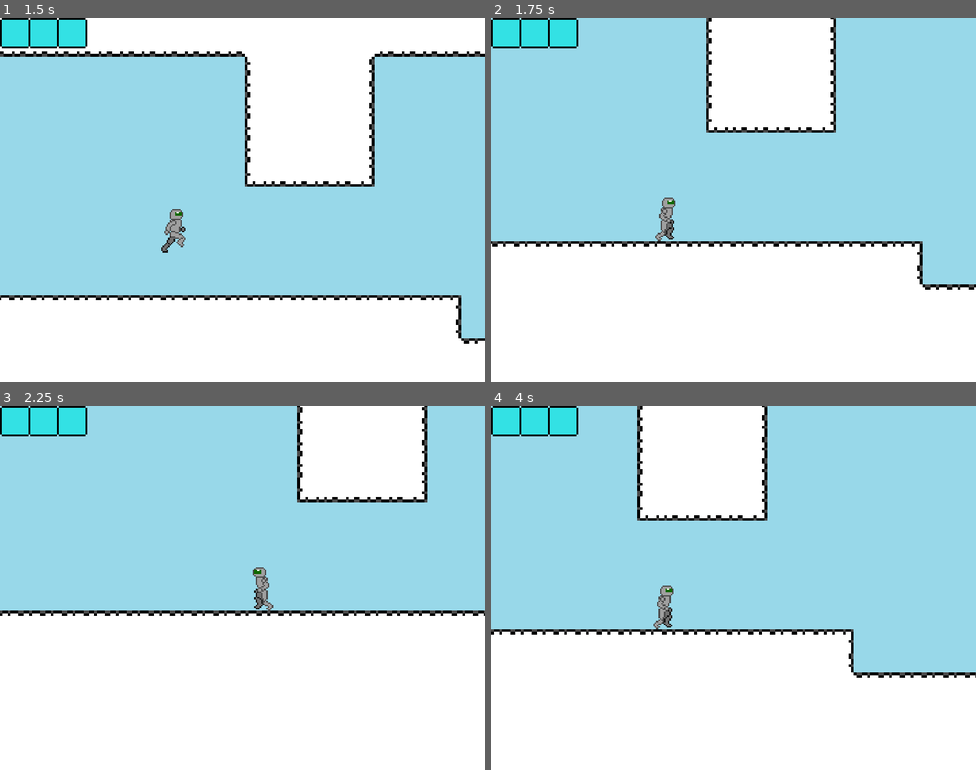
Above: before the commit, frames 1-4 (two rows, left to right).
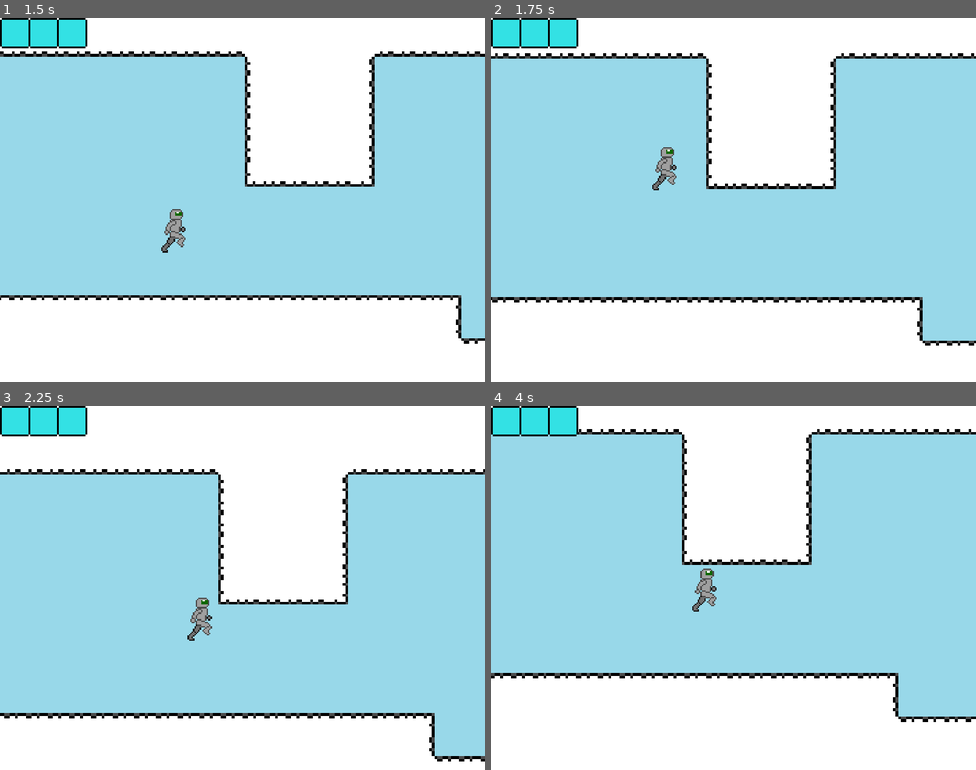
Above: after the commit, the same moments.

Repository: CRosenauer/Lost-Robot
Game: Godot game, scene res://Levels/Test/TestLevel.tscn
The game is run twice, just before and just after one commit, with the same random seed, the same clock (stepped at 60 frames per second) and the same inputs.
Inputs:
- Up to frame 1 (1.5 s): hold D (InputRight) from 0.53 s (still down); tap J (InputDash) at 0.6 s; tap Space (InputJump) at 0.77 s; tap K (InputGrapple) at 1.35 s
- Up to frame 2 (1.75 s): keep holding D (InputRight); tap Space (InputJump) at 1.52 s
- Up to frame 3 (2.25 s): release D (InputRight) at 2.03 s; hold A (InputLeft) from 2.03 s (still down); tap J (InputDash) at 2.1 s
- Up to frame 4 (4 s): release A (InputLeft) at 2.78 s; hold D (InputRight) from 2.78 s (still down); tap K (InputGrapple) at 2.85 s; tap Space (InputJump) at 3.02, 3.77 s; tap J (InputDash) at 3.6 s

Frame 1 is identical in both runs. In frame 2, 29% of the frame differs, in the area x 0-100%, y 0-90%; in frame 3, 54%, in the area x 0-100%, y 0-98%; in frame 4, 25%.

Commit message:
Update Player.gd

Diff:
--- a/src/Entity/Characters/Player/Player.gd
+++ b/src/Entity/Characters/Player/Player.gd
@@ -41,9 +41,9 @@
 func _ready():
 	LockAbilities(ABILITIES.Jump, false)
 	LockAbilities(ABILITIES.Run, false)
-	#LockAbilities(ABILITIES.DoubleJump, false)
-	#LockAbilities(ABILITIES.WallJump, false)
-	#LockAbilities(ABILITIES.AirDash, false)
+	LockAbilities(ABILITIES.DoubleJump, false)
+	LockAbilities(ABILITIES.WallJump, false)
+	LockAbilities(ABILITIES.AirDash, false)
 
 func _physics_process(_delta):
 	$Components/InputComponent.QueryInputs()
